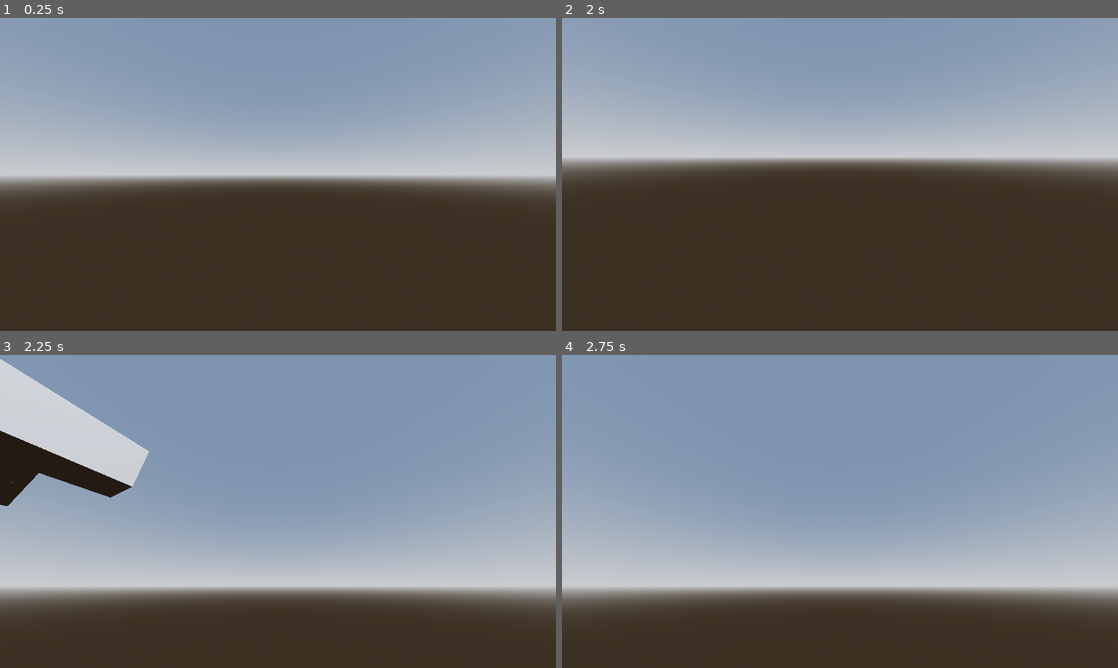
Above: before the commit, frames 1-4 (two rows, left to right).
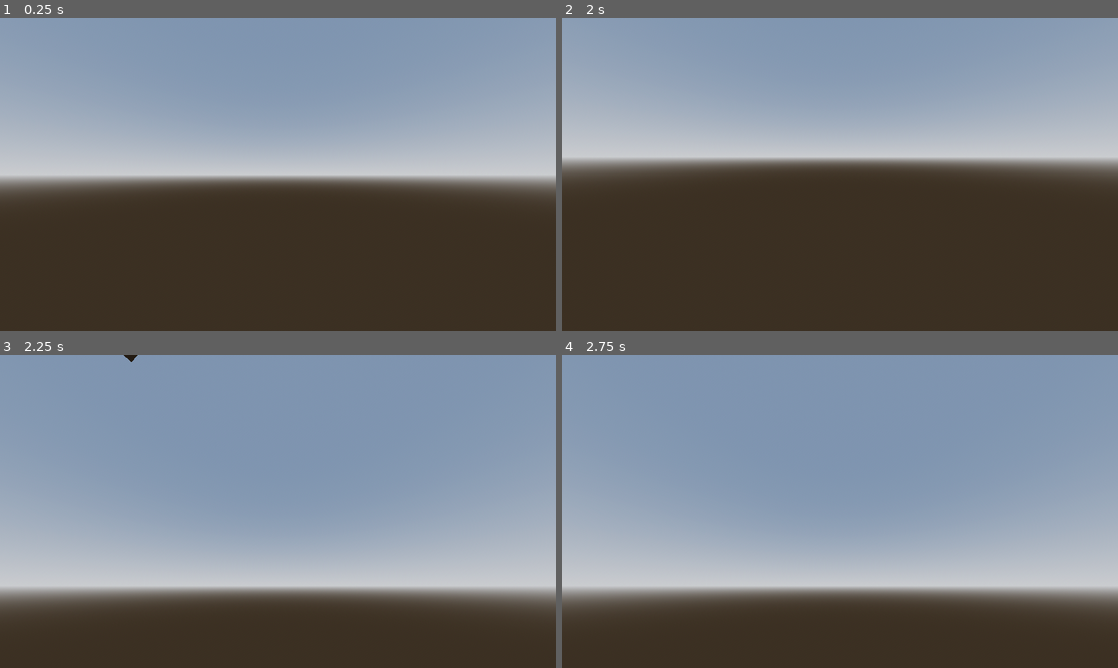
Above: after the commit, the same moments.

Repository: felixjacknife3-hash/gAME
Game: Godot game, scene res://Scenes/RoomBuilder.tscn
Same seed, same stepped clock (60 frames per second), same inputs: the game is played once before the commit and once after it.
Inputs (mouse positions are in pixels of both pictures, inside the frame that each line leads up to):
- Up to frame 1 (0.25 s): no input
- Up to frame 2 (2 s): move the mouse to (867, 174) at 0.52 s; hold Space (Jump) 0.53-1.28 s; hold W (Forward) from 0.53 s (still down); tap Enter at 1.25 s; move the mouse to (812, 174) at 1.27 s; tap Space (Jump) at 1.35, 1.52, 1.82 s
- Up to frame 3 (2.25 s): keep holding W (Forward); tap Space (Jump) at 2 s; move the mouse to (289, 505) at 2.02 s; hold Space (Jump) from 2.03 s (still down)
- Up to frame 4 (2.75 s): keep holding W (Forward); keep holding Space (Jump)

Frames 1-2 are identical in both runs. In frame 3, 7.0% of the frame differs, in the area x 0-27%, y 0-49%; in frame 4, nothing differs.

Commit message:
components and enemy

Diff:
--- a/Scenes/Player.tscn
+++ b/Scenes/Player.tscn
@@ -1,9 +1,12 @@
 [gd_scene format=3 uid="uid://dh8mqn43alreg"]
 
 [ext_resource type="Script" uid="uid://cavskolycx8b" path="res://Scripts/PlayerController.gd" id="1_kne1u"]
+[ext_resource type="Script" uid="uid://c18v32kdfsytv" path="res://Scripts/player.gd" id="1_nn08x"]
 [ext_resource type="Shader" uid="uid://boyxjw7dpmuww" path="res://quantise.gdshader" id="1_xhfnw"]
 [ext_resource type="Script" uid="uid://dt8uuv85o0h5n" path="res://Scripts/Head.gd" id="2_kpjcp"]
 [ext_resource type="Script" uid="uid://dtkntpe6np4jp" path="res://Scripts/Pause.gd" id="4_e80uo"]
+[ext_resource type="Script" uid="uid://b783m6ebnmfie" path="res://Scripts/Components/ShootComponent.gd" id="5_nn08x"]
+[ext_resource type="Script" uid="uid://stgran0bamdt" path="res://Scripts/Components/GravityComponent.gd" id="6_52ee3"]
 
 [sub_resource type="QuadMesh" id="QuadMesh_0rwas"]
 size = Vector2(2, 2)
@@ -16,11 +19,12 @@
 
 [sub_resource type="CapsuleMesh" id="CapsuleMesh_xhfnw"]
 
+[sub_resource type="StandardMaterial3D" id="StandardMaterial3D_dewec"]
+
 [sub_resource type="CapsuleShape3D" id="CapsuleShape3D_kne1u"]
 
-[node name="Player" type="CharacterBody3D" unique_id=318482038]
-script = ExtResource("1_kne1u")
-metadata/_custom_type_script = "uid://cavskolycx8b"
+[node name="Player" type="CharacterBody3D" unique_id=196753359]
+script = ExtResource("1_nn08x")
 
 [node name="ScreenSpaceShaders" type="MeshInstance3D" parent="." unique_id=1380722225]
 transform = Transform3D(1, 0, 0, 0, 1, 0, 0, 0, 1, 0, 1, 0)
@@ -32,6 +36,7 @@
 [node name="Main" type="MeshInstance3D" parent="." unique_id=675483709]
 transform = Transform3D(1, 0, 0, 0, 1, 0, 0, 0, 1, 0, 1, 0)
 mesh = SubResource("CapsuleMesh_xhfnw")
+surface_material_override/0 = SubResource("StandardMaterial3D_dewec")
 
 [node name="HeadNode" type="Node3D" parent="." unique_id=947270392]
 transform = Transform3D(1, 0, 0, 0, 1, 0, 0, 0, 1, 0, 1.6, 0)
@@ -49,3 +54,19 @@
 [node name="Pause" type="Node" parent="." unique_id=1352617494]
 process_mode = 3
 script = ExtResource("4_e80uo")
+
+[node name="ShooterNode" type="Node" parent="." unique_id=1457411486]
+script = ExtResource("5_nn08x")
+metadata/_custom_type_script = "uid://b783m6ebnmfie"
+
+[node name="Controllers" type="Node" parent="." unique_id=155877833]
+
+[node name="GravityComponent" type="Node" parent="Controllers" unique_id=346279380 node_paths=PackedStringArray("character")]
+script = ExtResource("6_52ee3")
+character = NodePath("../..")
+metadata/_custom_type_script = "uid://stgran0bamdt"
+
+[node name="PlayerMovementComponent" type="Node" parent="Controllers" unique_id=700795555 node_paths=PackedStringArray("character")]
+script = ExtResource("1_kne1u")
+character = NodePath("../..")
+metadata/_custom_type_script = "uid://cavskolycx8b"
--- /dev/null
+++ b/Scripts/Components/GravityComponent.gd
@@ -0,0 +1,17 @@
+@icon("res://Icons/Gravity.png")
+extends Node
+class_name GravityComponent
+
+@export var character: CharacterBody3D
+
+var gravity = ProjectSettings.get_setting("physics/3d/default_gravity")
+
+# Called when the node enters the scene tree for the first time.
+func _ready() -> void:
+	pass # Replace with function body.
+
+
+# Called every frame. 'delta' is the elapsed time since the previous frame.
+func _process(delta: float) -> void:
+	if !character.is_on_floor():
+		character.velocity.y -= gravity * delta
--- /dev/null
+++ b/Scripts/Components/IntegerComponent.gd
@@ -0,0 +1,11 @@
+extends Node
+
+
+# Called when the node enters the scene tree for the first time.
+func _ready() -> void:
+	pass # Replace with function body.
+
+
+# Called every frame. 'delta' is the elapsed time since the previous frame.
+func _process(delta: float) -> void:
+	pass
--- /dev/null
+++ b/Scripts/Components/ShootComponent.gd
@@ -0,0 +1,37 @@
+@icon("res://Icons/Bullet.png")
+extends Node
+class_name ShootComponent
+
+@export var cam: Camera3D
+
+# Called when the node enters the scene tree for the first time.
+func _ready() -> void:
+	pass # Replace with function body.
+
+
+# Called every frame. 'delta' is the elapsed time since the previous frame.
+func _process(_delta: float) -> void:
+	pass
+
+func shoot() -> void:
+	var query = ray(1000000)
+	if !query.is_empty():
+		var pos = query.get("position")
+		var collider = query.get("collider")
+		if collider is Enemy:
+			pass
+
+func ray(length: float) -> Dictionary:
+	var mousePos = get_viewport().get_mouse_position()
+	var from = cam.position
+	var to = from + cam.project_ray_normal(mousePos) * length
+
+	var rayParams = PhysicsRayQueryParameters3D.create(
+		from,
+		to
+	)
+	var space = cam.get_world_3d().direct_space_state
+	var rayQuery = space.intersect_ray(rayParams)
+	if !rayQuery.is_empty():
+		return rayQuery
+	return {}
--- /dev/null
+++ b/Scripts/Enemy.gd
@@ -0,0 +1,12 @@
+extends CharacterBody3D
+class_name Enemy
+
+
+# Called when the node enters the scene tree for the first time.
+func _ready() -> void:
+	pass # Replace with function body.
+
+
+# Called every frame. 'delta' is the elapsed time since the previous frame.
+func _process(delta: float) -> void:
+	pass
--- a/Scripts/PlayerController.gd
+++ b/Scripts/PlayerController.gd
@@ -1,40 +1,26 @@
-extends CharacterBody3D
-class_name Player
+extends Node
+class_name PlayerMovementComponent
 
 @export var runSpeed: float = 10
 @export var baseSpeed: float = 6
-@export var jumpVel: float = 10
-@export var wallJumpStr: float = 60
+@export var character: Player
 
 var speed := 6.0
 
-func _physics_process(delta: float) -> void:
-	if not is_on_floor():
-		velocity += get_gravity() * delta
+func _physics_process(_delta: float) -> void:
+	# inputs
+	var input_dir := Input.get_vector("Left", "Right", "Forward", "Backward")
+	var dir := (character.transform.basis * Vector3(input_dir.x, 0, input_dir.y)).normalized()
 
-	var input_dir := Input.get_vector("Left", "Right", "Forward", "Backward")
-	var direction := (transform.basis * Vector3(input_dir.x, 0, input_dir.y)).normalized()
-	if direction:
-		velocity.x = direction.x * speed
-		velocity.z = direction.z * speed
+	if dir:
+		direction(dir)
 	else:
-		velocity.x = move_toward(velocity.x, 0, speed)
-		velocity.z = move_toward(velocity.z, 0, speed)
-	jump()
-	wallInteractions(delta)
-	move_and_slide()
+		slowDown()
 
-func wallInteractions(delta):
-	if !is_on_wall_only(): return
-	velocity.y = 0
-	velocity.y += get_gravity().y * delta * 0.4
-	if Input.is_action_just_pressed("Jump"):
-		velocity = get_wall_normal() * wallJumpStr
-		velocity.y = jumpVel * 1.2
+func direction(dir: Vector3) -> void:
+	character.velocity.x = dir.x * (speed)
+	character.velocity.z = dir.z * (speed)
 
-func jump():
-	if Input.is_action_pressed("Jump") and is_on_ceiling():
-		velocity.y = jumpVel
-	elif Input.is_action_just_pressed("Jump"):
-		if is_on_floor():
-			velocity.y = jumpVel
+func slowDown() -> void:
+	character.velocity.x = move_toward(character.velocity.x, 0, speed)
+	character.velocity.z = move_toward(character.velocity.z, 0, speed)
--- /dev/null
+++ b/Scripts/player.gd
@@ -0,0 +1,5 @@
+extends CharacterBody3D
+class_name Player
+
+func _physics_process(_delta: float) -> void:
+	move_and_slide()
--- a/project.godot
+++ b/project.godot
@@ -24,12 +24,6 @@
 
 [input]
 
-Jump={
-"deadzone": 0.2,
-"events": [Object(InputEventJoypadButton,"resource_local_to_scene":false,"resource_name":"","device":-1,"button_index":0,"pressure":0.0,"pressed":true,"script":null)
-, Object(InputEventKey,"resource_local_to_scene":false,"resource_name":"","device":-1,"window_id":0,"alt_pressed":false,"shift_pressed":false,"ctrl_pressed":false,"meta_pressed":false,"pressed":false,"keycode":0,"physical_keycode":32,"key_label":0,"unicode":32,"location":0,"echo":false,"script":null)
-]
-}
 Forward={
 "deadzone": 0.2,
 "events": [Object(InputEventJoypadMotion,"resource_local_to_scene":false,"resource_name":"","device":-1,"axis":1,"axis_value":-1.0,"script":null)
@@ -54,18 +48,6 @@
 , Object(InputEventKey,"resource_local_to_scene":false,"resource_name":"","device":-1,"window_id":0,"alt_pressed":false …(183 unchanged characters)…
 ]
 }
-Dash={
-"deadzone": 0.2,
-"events": [Object(InputEventJoypadButton,"resource_local_to_scene":false,"resource_name":"","device":-1,"button_index":7,"pressure":0.0,"pressed":true,"script":null)
-, Object(InputEventKey,"resource_local_to_scene":false,"resource_name":"","device":-1,"window_id":0,"alt_pressed":false,"shift_pressed":false,"ctrl_pressed":false,"meta_pressed":false,"pressed":false,"keycode":0,"physical_keycode":81,"key_label":0,"unicode":113,"location":0,"echo":false,"script":null)
-]
-}
-Interact={
-"deadzone": 0.2,
-"events": [Object(InputEventJoypadMotion,"resource_local_to_scene":false,"resource_name":"","device":-1,"axis":5,"axis_value":1.0,"script":null)
-, Object(InputEventKey,"resource_local_to_scene":false,"resource_name":"","device":-1,"window_id":0,"alt_pressed":false,"shift_pressed":false,"ctrl_pressed":false,"meta_pressed":false,"pressed":false,"keycode":0,"physical_keycode":69,"key_label":0,"unicode":101,"location":0,"echo":false,"script":null)
-]
-}
 LookUp={
 "deadzone": 0.2,
 "events": [Object(InputEventJoypadMotion,"resource_local_to_scene":false,"resource_name":"","device":-1,"axis":3,"axis_value":-1.0,"script":null)
@@ -86,10 +68,34 @@
 "events": [Object(InputEventJoypadMotion,"resource_local_to_scene":false,"resource_name":"","device":-1,"axis":2,"axis_value":1.0,"script":null)
 ]
 }
+Interact={
+"deadzone": 0.2,
+"events": [Object(InputEventKey,"resource_local_to_scene":false,"resource_name":"","device":-1,"window_id":0,"alt_pressed":false,"shift_pressed":false,"ctrl_pressed":false,"meta_pressed":false,"pressed":false,"keycode":0,"physical_keycode":69,"key_label":0,"unicode":101,"location":0,"echo":false,"script":null)
+, Object(InputEventJoypadButton,"resource_local_to_scene":false,"resource_name":"","device":-1,"button_index":3,"pressure":0.0,"pressed":false,"script":null)
+]
+}
+Dash={
+"deadzone": 0.2,
+"events": [Object(InputEventJoypadButton,"resource_local_to_scene":false,"resource_name":"","device":-1,"button_index":7,"pressure":0.0,"pressed":true,"script":null)
+, Object(InputEventKey,"resource_local_to_scene":false,"resource_name":"","device":-1,"window_id":0,"alt_pressed":false,"shift_pressed":false,"ctrl_pressed":false,"meta_pressed":false,"pressed":false,"keycode":0,"physical_keycode":81,"key_label":0,"unicode":113,"location":0,"echo":false,"script":null)
+]
+}
+Jump={
+"deadzone": 0.2,
+"events": [Object(InputEventJoypadButton,"resource_local_to_scene":false,"resource_name":"","device":-1,"button_index":0,"pressure":0.0,"pressed":true,"script":null)
+, Object(InputEventKey,"resource_local_to_scene":false,"resource_name":"","device":-1,"window_id":0,"alt_pressed":false,"shift_pressed":false,"ctrl_pressed":false,"meta_pressed":false,"pressed":false,"keycode":0,"physical_keycode":32,"key_label":0,"unicode":32,"location":0,"echo":false,"script":null)
+]
+}
 Pause={
 "deadzone": 0.2,
 "events": [Object(InputEventKey,"resource_local_to_scene":false,"resource_name":"","device":-1,"window_id":0,"alt_press …(195 unchanged characters)…
 , Object(InputEventJoypadButton,"resource_local_to_scene":false,"resource_name":"","device":-1,"button_index":6,"pressure":0.0,"pressed":true,"script":null)
+]
+}
+Shoot={
+"deadzone": 0.2,
+"events": [Object(InputEventMouseButton,"resource_local_to_scene":false,"resource_name":"","device":-1,"window_id":0,"alt_pressed":false,"shift_pressed":false,"ctrl_pressed":false,"meta_pressed":false,"button_mask":1,"position":Vector2(283, 10),"global_position":Vector2(295, 70),"factor":1.0,"button_index":1,"canceled":false,"pressed":true,"double_click":false,"script":null)
+, Object(InputEventJoypadMotion,"resource_local_to_scene":false,"resource_name":"","device":-1,"axis":5,"axis_value":1.0,"script":null)
 ]
 }
 
Binary file added: Icons/Bullet.ase
Binary file added: Icons/Bullet.png
Not shown, added: Icons/Bullet.png.import
Binary file added: Icons/Gravity.png
Not shown, added: Icons/Gravity.png.import
Not shown, added: Scripts/Components/GravityComponent.gd.uid
Not shown, added: Scripts/Components/IntegerComponent.gd.uid
Not shown, added: Scripts/Components/ShootComponent.gd.uid
Not shown, added: Scripts/Enemy.gd.uid
Not shown, added: Scripts/player.gd.uid
